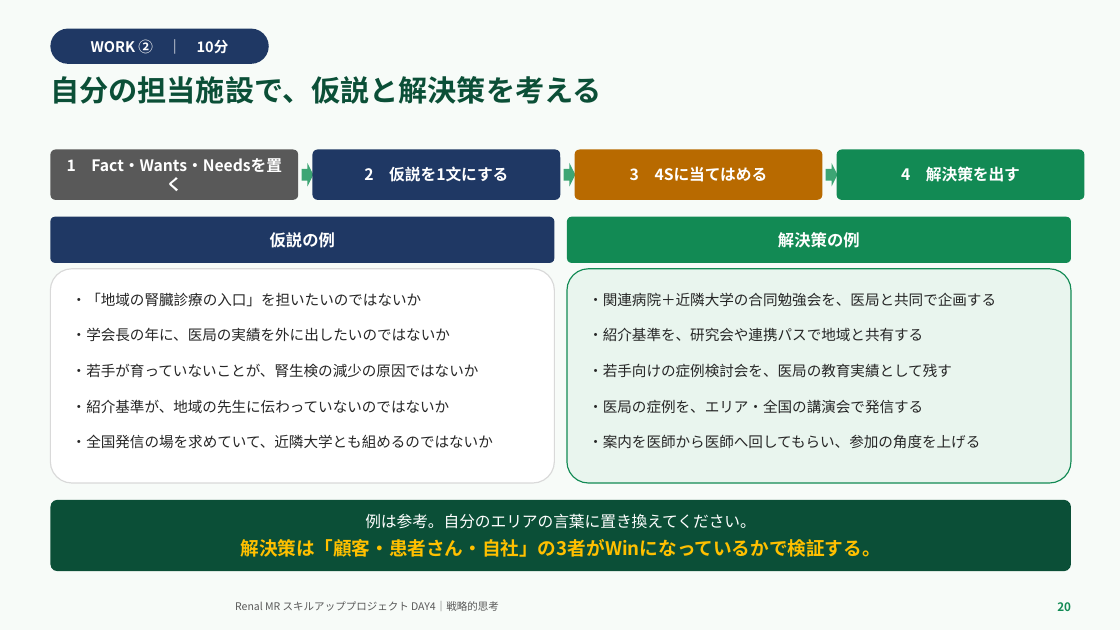
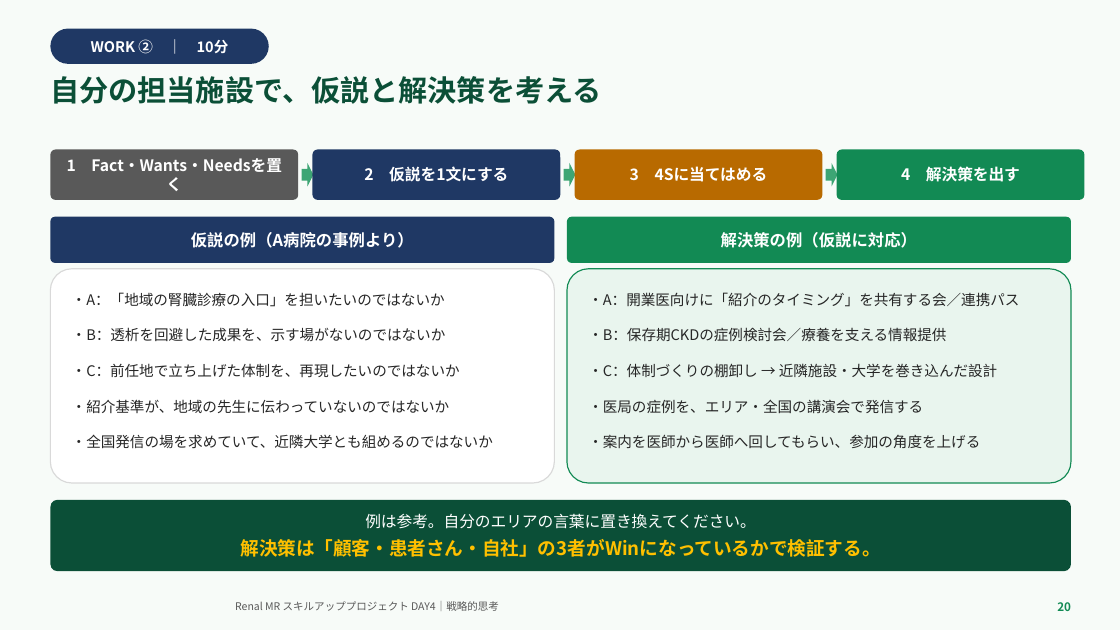
Before and after one commit to TAKUYA-1187/Claude, a slide deck: slide 20 of novartis_training/DAY4_ちょっと分かるだけで世界が変わる.pptx. Drawn at 1120x630 pixels with LibreOffice and Linux fonts; fonts in the diff are those of the drawing; background and template pictures are left out. Boxes give left, top, right and bottom in pixels: in the first picture for what was removed or moved away, otherwise in the second. Text is boxed around its words. In the diff, an @@ line names an element or a change of style, - is before the commit and + after.

```diff
--- a/novartis_training/DAY4_ちょっと分かるだけで世界が変わる.pptx
+++ b/novartis_training/DAY4_ちょっと分かるだけで世界が変わる.pptx
@@ text in rounded rectangle at <box>191,232,414,248</box>: text changed @@
-仮説の例
+仮説の例（A病院の事例より）
@@ text in rounded rectangle at <box>721,232,917,248</box>: text changed @@
-解決策の例
+解決策の例（仮説に対応）
@@ text in rounded rectangle at <box>72,292,460,377</box>: text changed @@
-・「地域の腎臓診療の入口」を担いたいのではないか
-・学会長の年に、医局の実績を外に出したいのではないか
-・若手が育っていないことが、腎生検の減少の原因ではないか
+・A：「地域の腎臓診療の入口」を担いたいのではないか
+・B：透析を回避した成果を、示す場がないのではないか
+・C：前任地で立ち上げた体制を、再現したいのではないか
@@ text in rounded rectangle at <box>588,292,1019,377</box>: text changed @@
-・関連病院＋近隣大学の合同勉強会を、医局と共同で企画する
-・紹介基準を、研究会や連携パスで地域と共有する
-・若手向けの症例検討会を、医局の教育実績として残す
+・A：開業医向けに「紹介のタイミング」を共有する会／連携パス
+・B：保存期CKDの症例検討会／療養を支える情報提供
+・C：体制づくりの棚卸し → 近隣施設・大学を巻き込んだ設計
```
Also in this commit, not shown: 1 other slide changed, 2 other files.
